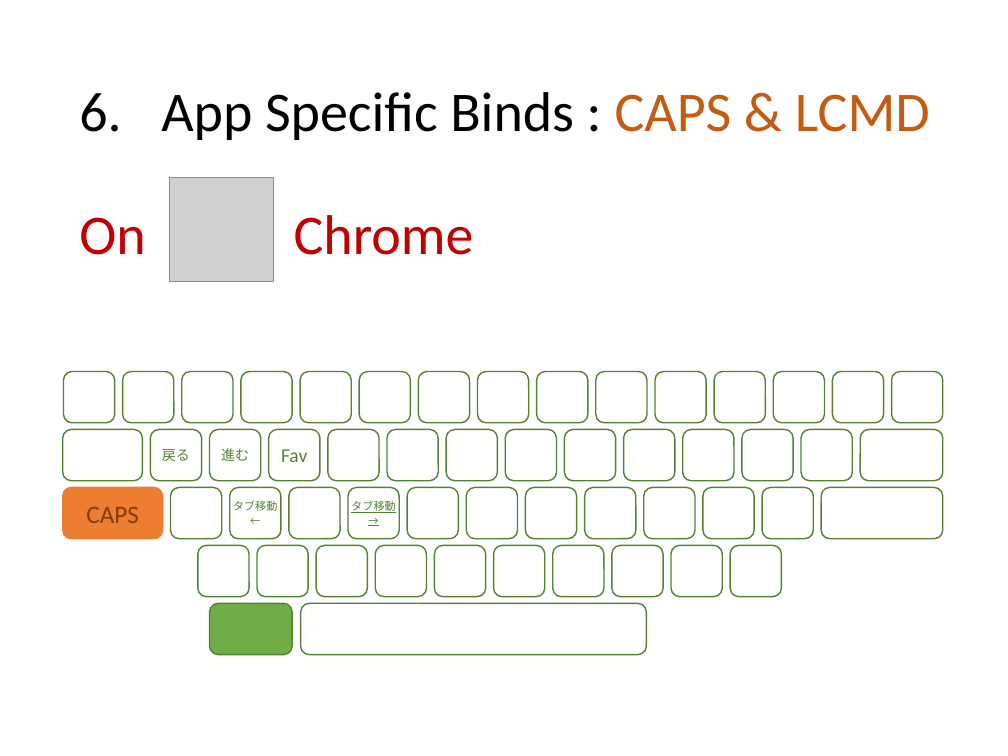
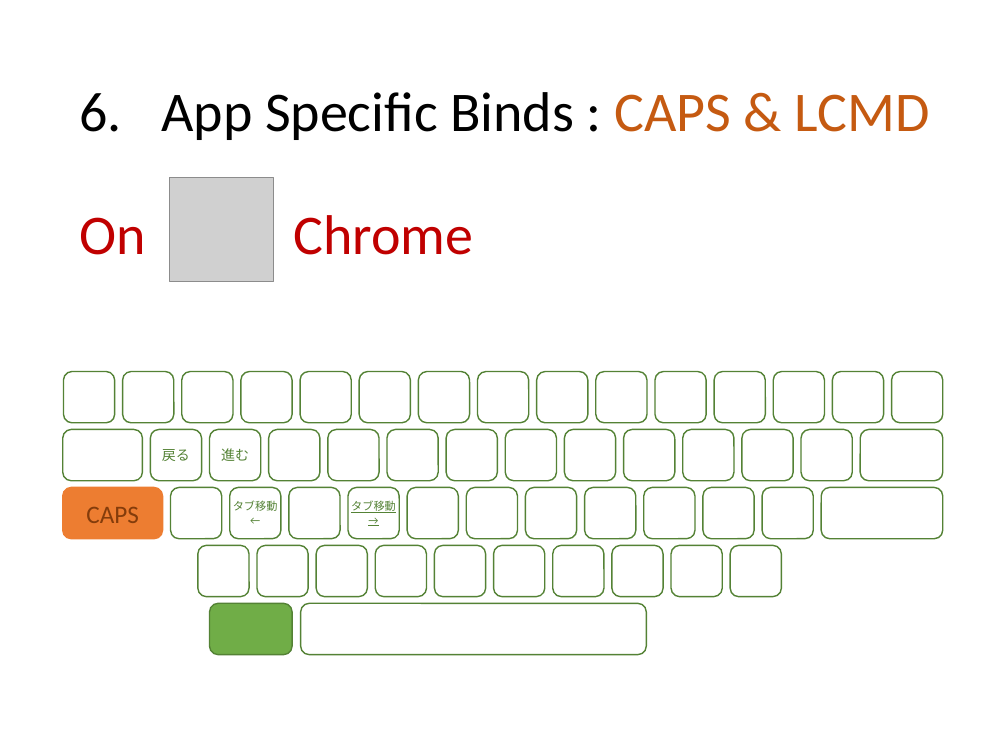
Before and after one commit to ittooo66/myAHK, a slide deck: slide 16 of MANUAL.pptx. Drawn at 1008x756 pixels with LibreOffice and Linux fonts; fonts in the diff are those of the drawing; grey boxes stand for pictures. Boxes give left, top, right and bottom in pixels: in the first picture for what was removed or moved away, otherwise in the second. Text is boxed around its words. In the diff, an @@ line names an element or a change of style, - is before the commit and + after.

```diff
--- a/MANUAL.pptx
+++ b/MANUAL.pptx
@@ text in rounded rectangle at (281, 449, 307, 462): text removed @@
-Fav
```
Also in this commit, not shown: 5 other slides changed, 1 slide added.
